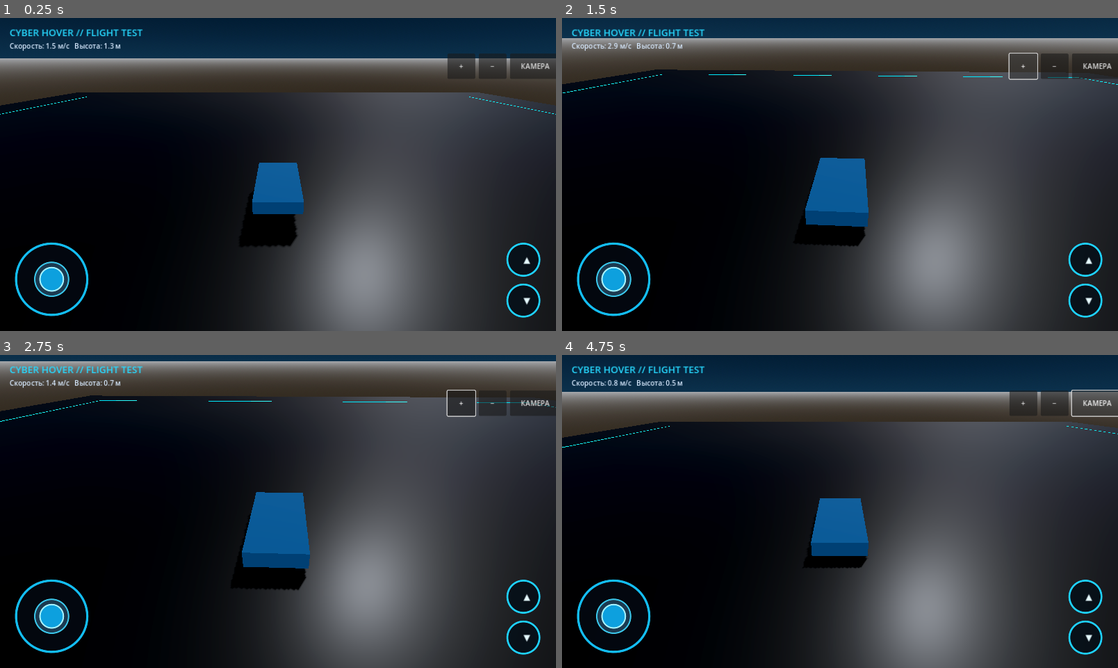
Above: before the commit, frames 1-4 (two rows, left to right).
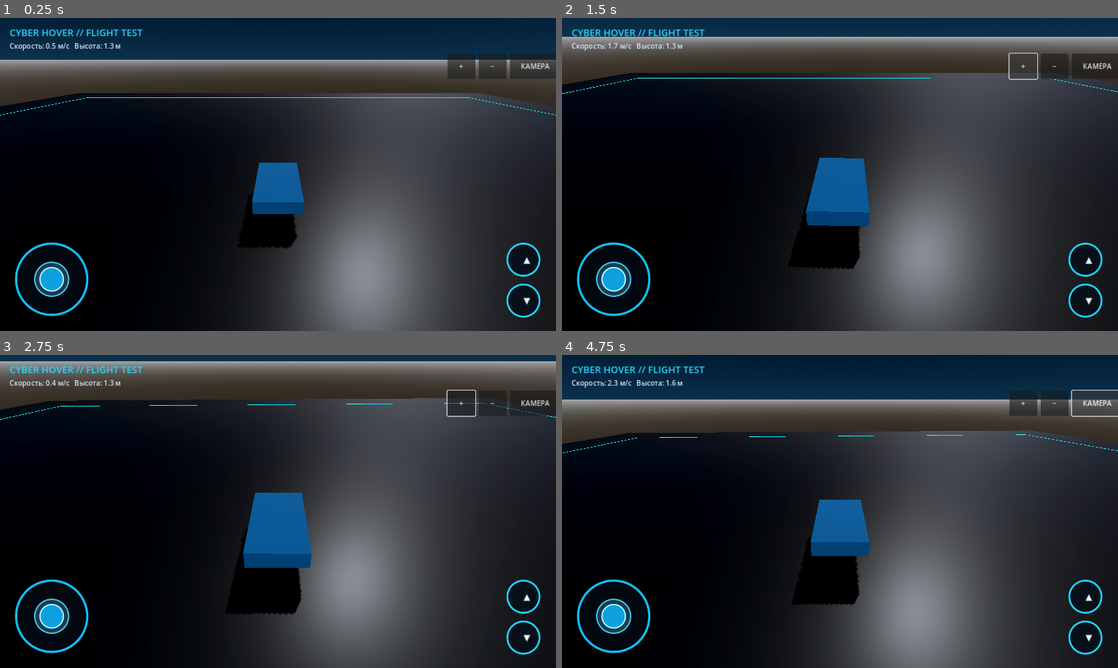
Above: after the commit, the same moments.

Repository: a89526425040-creator/CyberHoverDemo
Game: Godot game, scene res://main.tscn
The game is run twice, just before and just after one commit, with the same random seed, the same clock (stepped at 60 frames per second) and the same inputs.
Inputs (mouse positions are in pixels of both pictures, inside the frame that each line leads up to):
- Up to frame 1 (0.25 s): no input
- Up to frame 2 (1.5 s): tap Enter at 0.5 s; move the mouse to (962, 158) at 0.52 s; hold D 0.53-1.25 s; tap Ctrl at 0.6 s; click (962, 158) at 0.67 s; tap Space at 0.77 s; click "+" at 1.25 s
- Up to frame 3 (2.75 s): drag from (166, 527) to (250, 574) at 2.02 s
- Up to frame 4 (4.75 s): click "−" at 2.75 s; click "КАМЕРА" at 3.5 s; click "ВОЗВРАТ" at 4.25 s

The runs differ from the first frame. In frame 1, 0.9% of the frame differs, in the area x 0-100%, y 8-74%; in frame 2, 1.8%; in frame 3, 1.8%; in frame 4, 9.4%, in the area x 0-100%, y 8-80%.

Commit message:
Upgrade hovercraft flight physics and suspension

Diff:
--- a/scripts/hover_controller.gd
+++ b/scripts/hover_controller.gd
@@ -1,20 +1,40 @@
 extends RigidBody3D
 
+# Four-point suspension and inertial flight model.
 @export var hover_height := 1.4
-@export var hover_spring := 24000.0
-@export var hover_damping := 6000.0
-@export var forward_thrust := 14000.0
-@export var lateral_thrust := 10000.0
-@export var vertical_thrust := 18000.0
-@export var air_drag := 0.38
-@export var max_speed := 40.0
-@export var upright_gain := 4.5
-@export var upright_damping := 2.0
+@export var suspension_frequency := 2.5
+@export var suspension_damping := 0.92
+@export var forward_thrust := 12500.0
+@export var lateral_thrust := 7200.0
+@export var vertical_thrust := 15000.0
+@export var forward_drag := 0.12
+@export var lateral_drag := 1.05
+@export var vertical_drag := 0.32
+@export var max_speed := 42.0
+@export var yaw_torque := 9500.0
+@export var attitude_gain := 12500.0
+@export var attitude_damping := 7200.0
+@export var max_pitch := 0.16
+@export var max_bank := 0.28
 
 var model_pivot: Node3D
+var smoothed_forward := 0.0
+var smoothed_strafe := 0.0
+var smoothed_vertical := 0.0
+var model_pitch := 0.0
+var model_roll := 0.0
+
+const SUSPENSION_POINTS := [
+    Vector3(-0.88, 0.12, -1.55),
+    Vector3(0.88, 0.12, -1.55),
+    Vector3(-0.88, 0.12, 1.55),
+    Vector3(0.88, 0.12, 1.55)
+]
 
 func _ready() -> void:
     model_pivot = get_node_or_null("ModelPivot")
+    gravity_scale = 1.0
+    can_sleep = false
 
 func _unhandled_input(event: InputEvent) -> void:
     if event is InputEventKey:
@@ -28,33 +48,89 @@
             KEY_CTRL: FlightInput.set_action("down", down)
 
 func _physics_process(delta: float) -> void:
-    var ground := _ground_distance()
-    if ground >= 0.0 and ground < hover_height * 3.0:
-        var vertical_speed := linear_velocity.dot(Vector3.UP)
-        var lift := maxf(0.0, (hover_height - ground) * hover_spring - vertical_speed * hover_damping)
-        apply_central_force(Vector3.UP * lift)
+    var forward_input := clampf(FlightInput.axis("back", "forward"), -1.0, 1.0)
+    var strafe_input := clampf(FlightInput.axis("left", "right"), -1.0, 1.0)
+    var vertical_input := clampf(FlightInput.axis("down", "up"), -1.0, 1.0)
 
-    var f := FlightInput.axis("back", "forward")
-    var s := FlightInput.axis("left", "right")
-    var v := FlightInput.axis("down", "up")
-    apply_central_force(-global_transform.basis.z * f * forward_thrust)
-    apply_central_force(global_transform.basis.x * s * lateral_thrust)
-    apply_central_force(Vector3.UP * v * vertical_thrust)
+    # Smooth acceleration and release, rather than instant full-power switching.
+    smoothed_forward = move_toward(smoothed_forward, forward_input, delta * 1.8)
+    smoothed_strafe = move_toward(smoothed_strafe, strafe_input, delta * 2.8)
+    smoothed_vertical = move_toward(smoothed_vertical, vertical_input, delta * 2.2)
 
-    apply_central_force(-linear_velocity * air_drag * mass)
+    _apply_four_point_suspension()
+    _apply_flight_forces()
+    _apply_attitude_control(delta)
+
+    if model_pivot:
+        model_pitch = lerp(model_pitch, -smoothed_forward * 0.045, minf(delta * 3.0, 1.0))
+        model_roll = lerp(model_roll, -smoothed_strafe * 0.055, minf(delta * 3.0, 1.0))
+        model_pivot.rotation.x = model_pitch
+        model_pivot.rotation.z = model_roll
+
+func _apply_four_point_suspension() -> void:
+    var state := get_world_3d().direct_space_state
+    var omega := TAU * suspension_frequency
+    var spring_k := mass * omega * omega / float(SUSPENSION_POINTS.size())
+    var damper_c := 2.0 * suspension_damping * mass * omega / float(SUSPENSION_POINTS.size())
+    var support_force := mass * float(ProjectSettings.get_setting("physics/3d/default_gravity")) / float(SUSPENSION_POINTS.size())
+
+    for local_point in SUSPENSION_POINTS:
+        var world_offset: Vector3 = global_transform.basis * local_point
+        var ray_start: Vector3 = global_position + world_offset
+        var ray_end: Vector3 = ray_start + Vector3.DOWN * (hover_height + 1.8)
+        var query := PhysicsRayQueryParameters3D.create(ray_start, ray_end)
+        query.exclude = [get_rid()]
+        var hit := state.intersect_ray(query)
+        if hit.is_empty():
+            continue
+
+        var distance: float = ray_start.distance_to(hit.position)
+        if distance > hover_height + 0.35:
+            continue
+
+        var point_velocity: Vector3 = linear_velocity + angular_velocity.cross(world_offset)
+        var vertical_speed: float = point_velocity.dot(Vector3.UP)
+        var compression: float = hover_height - distance
+        var lift: float = support_force + compression * spring_k - vertical_speed * damper_c
+        lift = clampf(lift, 0.0, support_force * 4.0)
+        apply_force(Vector3.UP * lift, world_offset)
+
+func _apply_flight_forces() -> void:
+    var basis := global_transform.basis
+    apply_central_force(-basis.z * smoothed_forward * forward_thrust)
+    apply_central_force(basis.x * smoothed_strafe * lateral_thrust)
+    apply_central_force(Vector3.UP * smoothed_vertical * vertical_thrust)
+
+    # Preserve forward momentum while gently suppressing sideways skating.
+    var local_velocity: Vector3 = basis.inverse() * linear_velocity
+    var local_drag := Vector3(
+        local_velocity.x * lateral_drag,
+        local_velocity.y * vertical_drag,
+        local_velocity.z * forward_drag
+    )
+    apply_central_force(-(basis * local_drag) * mass)
+
     var speed := linear_velocity.length()
     if speed > max_speed:
-        apply_central_force(-linear_velocity.normalized() * (speed - max_speed) * mass * 2.0)
+        var excess := speed - max_speed
+        apply_central_force(-linear_velocity.normalized() * excess * mass * 1.4)
 
-    var correction := global_transform.basis.y.cross(Vector3.UP)
-    apply_torque(correction * mass * upright_gain - angular_velocity * mass * upright_damping)
+func _apply_attitude_control(delta: float) -> void:
+    var basis := global_transform.basis
+    var local_angular: Vector3 = basis.inverse() * angular_velocity
+    var speed_factor := clampf(linear_velocity.length() / 9.0, 0.22, 1.0)
 
-    if model_pivot:
-        model_pivot.rotation.x = lerp(model_pivot.rotation.x, -f * 0.18, delta * 3.0)
-        model_pivot.rotation.z = lerp(model_pivot.rotation.z, -s * 0.18, delta * 3.0)
+    # Horizontal stick steers the nose; the craft banks naturally into turns.
+    var desired_yaw_rate := -smoothed_strafe * 0.72 * speed_factor
+    var yaw_control := (desired_yaw_rate - local_angular.y) * yaw_torque
+    var desired_pitch_rate := -smoothed_forward * max_pitch
+    var desired_roll_rate := -smoothed_strafe * max_bank
+    var pitch_control := (desired_pitch_rate - local_angular.x) * attitude_gain
+    var roll_control := (desired_roll_rate - local_angular.z) * attitude_gain
 
-func _ground_distance() -> float:
-    var query := PhysicsRayQueryParameters3D.create(global_position, global_position + Vector3.DOWN * 10.0)
-    query.exclude = [get_rid()]
-    var hit := get_world_3d().direct_space_state.intersect_ray(query)
-    return global_position.distance_to(hit.position) if not hit.is_empty() else -1.0
+    # Light self-leveling only: it no longer locks the body upright.
+    var up_error := basis.y.cross(Vector3.UP)
+    var level_torque := Vector3(up_error.dot(basis.x), 0.0, up_error.dot(basis.z)) * attitude_gain * 0.22
+    var damping_torque := -local_angular * attitude_damping * 0.45
+    var local_torque := Vector3(pitch_control, yaw_control, roll_control) + level_torque + basis * damping_torque
+    apply_torque(basis * local_torque)
